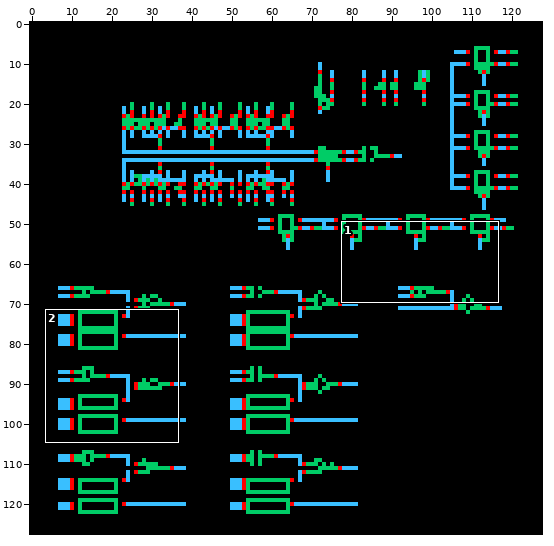
Two versions of one sprite sheet, EE631_Project/4bit_SAR/schematic/thumbnail_128x128.png. The picture above shows the old version from afar; the outline marks the close-up.
Close-up. Before the commit:
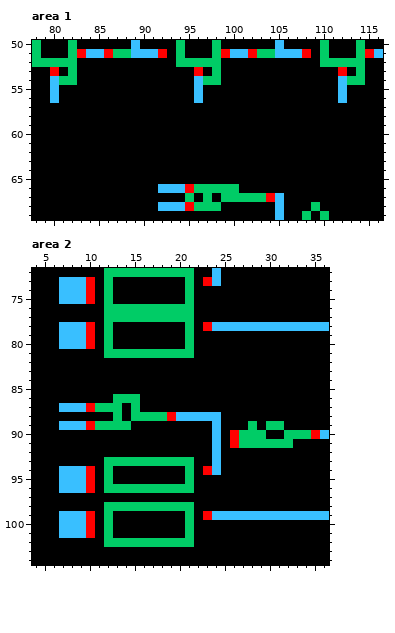
The file is 128x128 pixels. Shown: area 1: x 78..116, y 50..69; area 2: x 4..36, y 72..104. The commit also changed other parts of the picture, which this record leaves out.
Once edited:
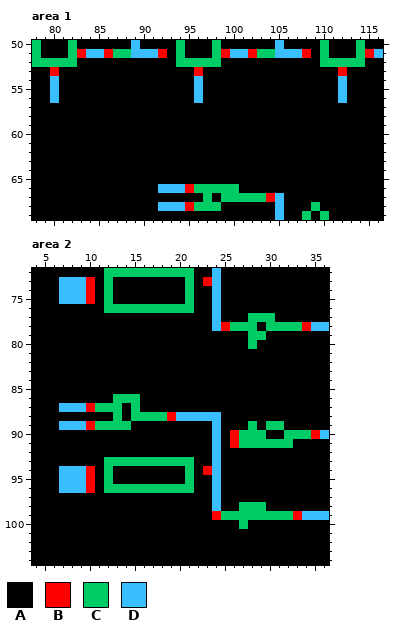
Palette (. is transparent): A #000000  B #ff0000  C #00cc66  D #39bfff
The edit:
Area 1:
y 53: x 82 C -> A; x 98 C -> A; x 114 C -> A
y 54: x 81..82 CC -> AA; x 97..98 CC -> AA; x 113..114 CC -> AA
y 67: x 95 C -> A
Area 2:
y 74..76: x 24 A -> D
y 77: x 12..21 CCCCCCCCCC -> AAAAAAAAAA; x 24 A -> D; x 28..30 AAA -> CCC
y 78: x 7..10 DDDB -> AAAA; x 12 C -> A; x 21 C -> A; x 23 B -> A; x 25..34 DDDDDDDDDD -> BCCCACCCCB
y 79: x 7..10 DDDB -> AAAA; x 12 C -> A; x 21 C -> A; x 28..29 AA -> CC
y 80: x 7..10 DDDB -> AAAA; x 12 C -> A; x 21 C -> A; x 28 A -> C
y 81: x 12..21 CCCCCCCCCC -> AAAAAAAAAA
y 95..97: x 24 A -> D
y 98: x 12..21 CCCCCCCCCC -> AAAAAAAAAA; x 24 A -> D; x 27..29 AAA -> CCC
y 99: x 7..10 DDDB -> AAAA; x 12 C -> A; x 21 C -> A; x 23..33 BDDDDDDDDDD -> ABCCCCCCCCB
y 100: x 7..10 DDDB -> AAAA; x 12 C -> A; x 21 C -> A; x 27 A -> C
y 101: x 7..10 DDDB -> AAAA; x 12 C -> A; x 21 C -> A
y 102: x 12..21 CCCCCCCCCC -> AAAAAAAAAA
Where, in picture pixels (left, top, right, bottom), the same in both close-ups:
changed: (59, 67, 77, 85)
changed: (203, 67, 221, 85)
changed: (347, 67, 365, 85)
changed: (185, 193, 194, 202)
changed: (59, 286, 311, 358)
changed: (59, 475, 302, 547)
